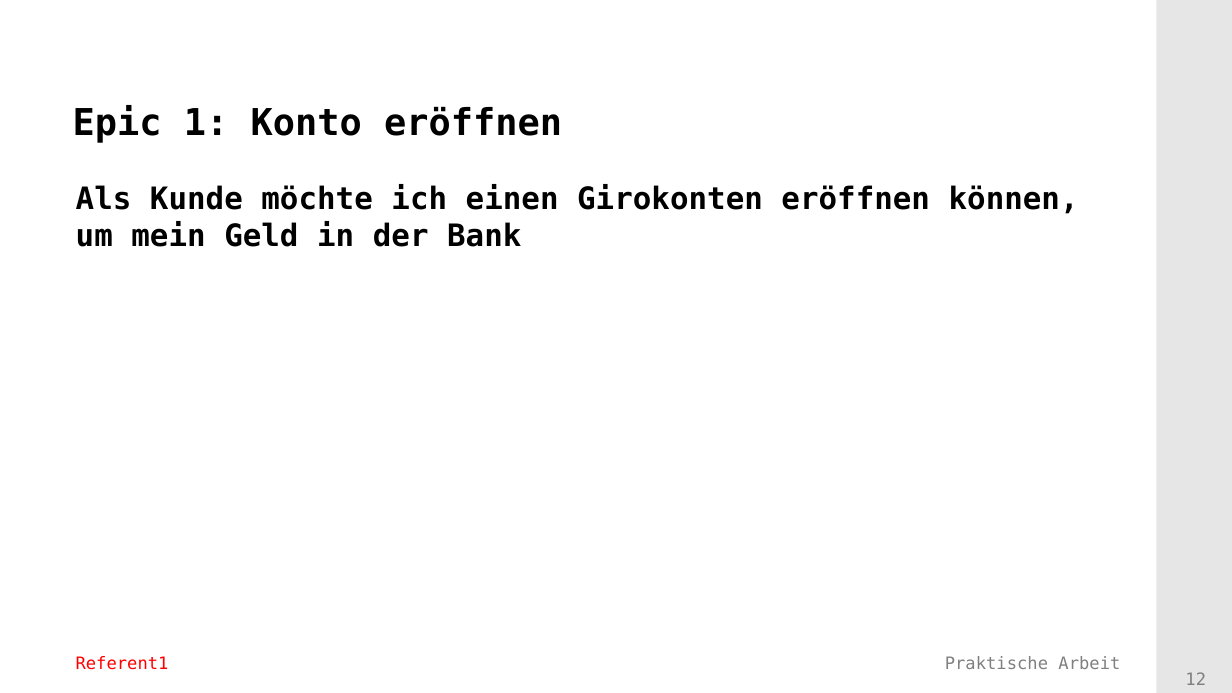
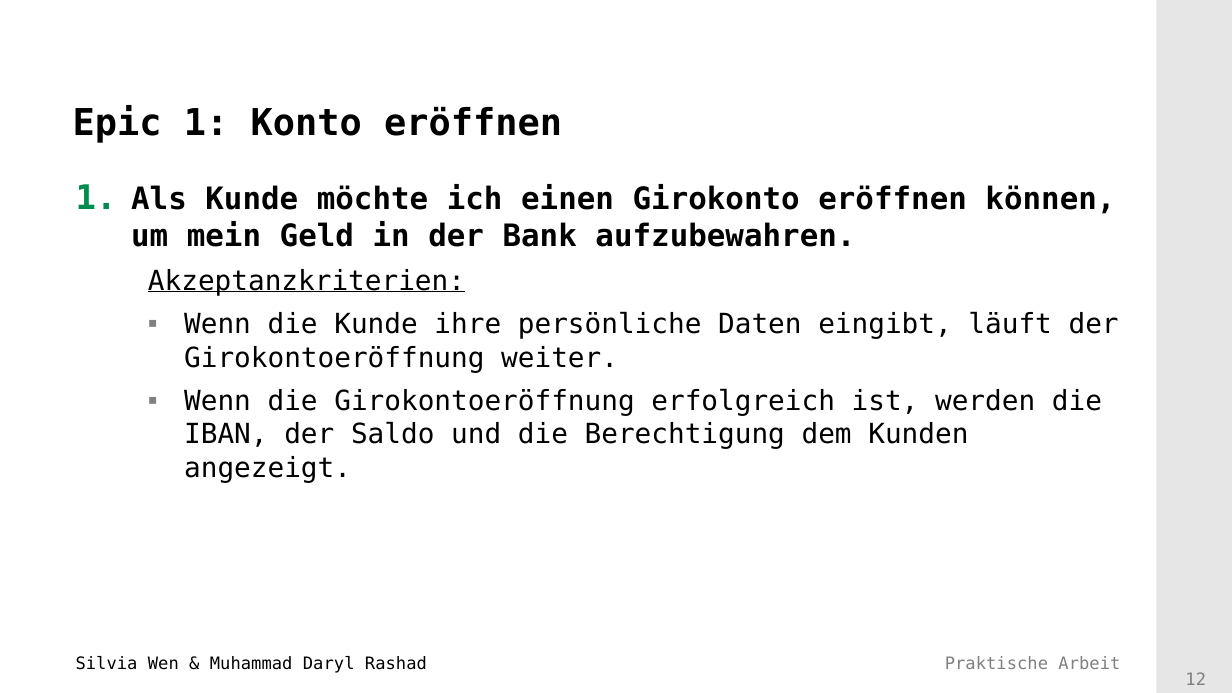
Before and after one commit to Mufasaxi/SimpleBank, a slide deck: slide 12 of Vorlage_Praesentation_2022_Subgroup_2_4_OOA.pptx. Drawn at 1232x693 pixels with LibreOffice and Linux fonts; fonts in the diff are those of the drawing; background and template pictures are left out. Boxes give left, top, right and bottom in pixels: in the first picture for what was removed or moved away, otherwise in the second. Text is boxed around its words. In the diff, an @@ line names an element or a change of style, - is before the commit and + after.

Commit message:
added diagrams, epic 1 done

```diff
--- a/Vorlage_Praesentation_2022_Subgroup_2_4_OOA.pptx
+++ b/Vorlage_Praesentation_2022_Subgroup_2_4_OOA.pptx
@@ text at (131,184,1119,482): text changed; size 20 to 18 pt; bold off @@
-Als Kunde möchte ich einen Girokonten eröffnen können, um mein Geld in der Bank
+1. Als Kunde möchte ich einen Girokonto eröffnen können, um mein Geld in der Bank aufzubewahren.
+    Akzeptanzkriterien:
+    ▪ Wenn die Kunde ihre persönliche Daten eingibt, läuft der Girokontoeröffnung weiter.
+    ▪ Wenn die Girokontoeröffnung erfolgreich ist, werden die IBAN, der Saldo und die Berechtigung dem Kunden angezeigt.
@@ text at (76,656,427,673): text changed; text colour #FF0000 to #000000 @@
-Referent1
+Silvia Wen & Muhammad Daryl Rashad
```
Also in this commit, not shown: 11 other slides changed, 2 slides added, 3 other files.
